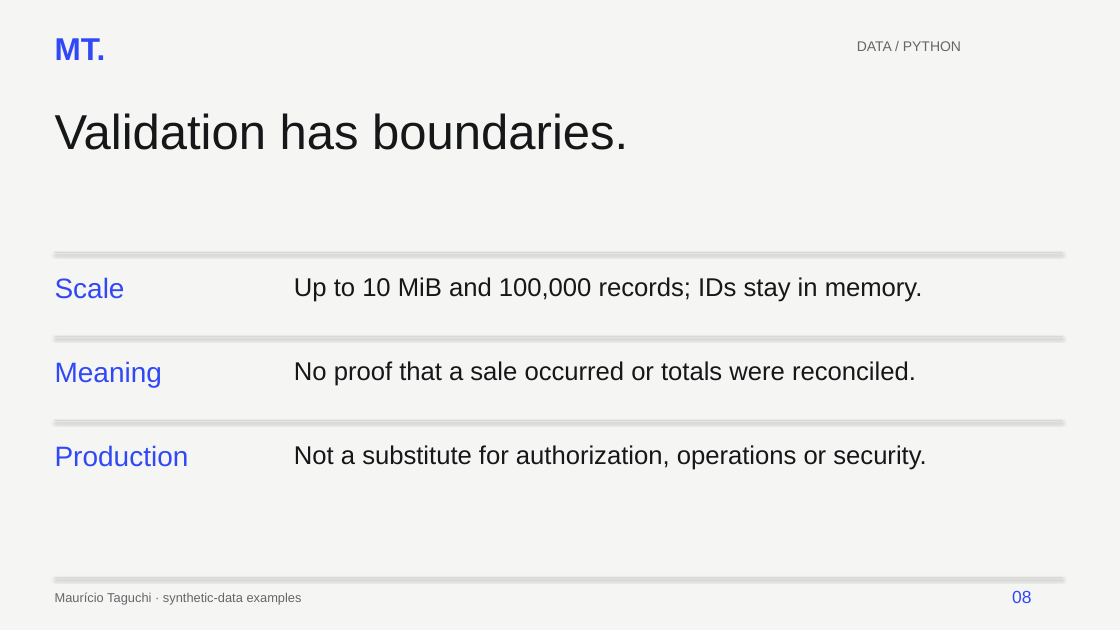
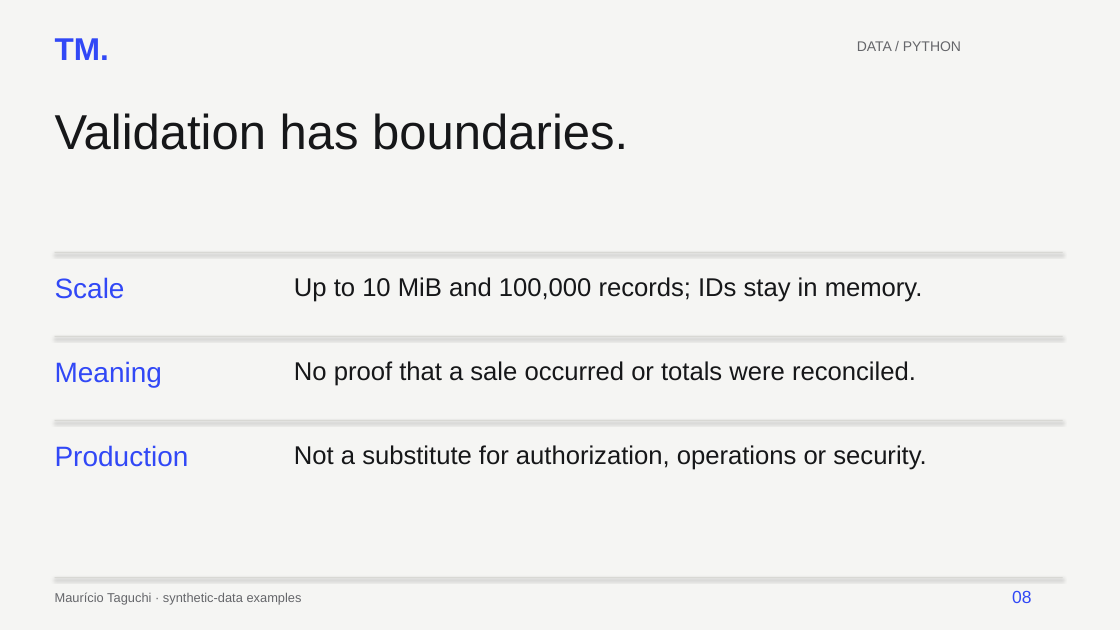
Before and after one commit to MauricioTaguchi/portfolio, a slide deck: slide 8 of docs/blog/downloads/csv-validation-slides.pptx. Drawn at 1120x630 pixels with LibreOffice and Linux fonts; fonts in the diff are those of the drawing. Boxes give left, top, right and bottom in pixels: in the first picture for what was removed or moved away, otherwise in the second. Text is boxed around its words. In the diff, an @@ line names an element or a change of style, - is before the commit and + after.

```diff
--- a/docs/blog/downloads/csv-validation-slides.pptx
+++ b/docs/blog/downloads/csv-validation-slides.pptx
@@ text at (55, 38, 109, 60): text changed @@
-MT.
+TM.
```
Also in this commit, not shown: 9 other slides changed, 25 other files.
